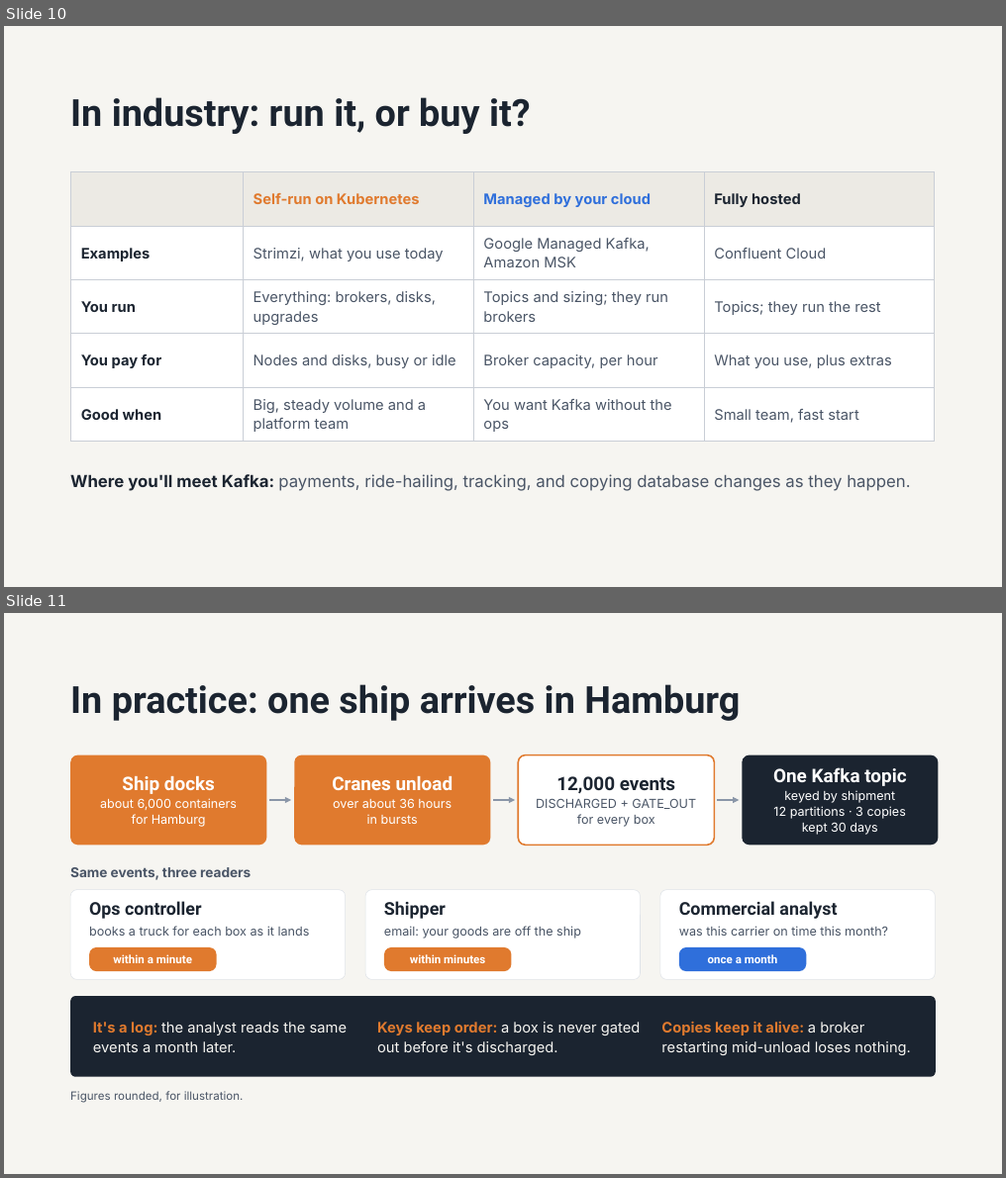
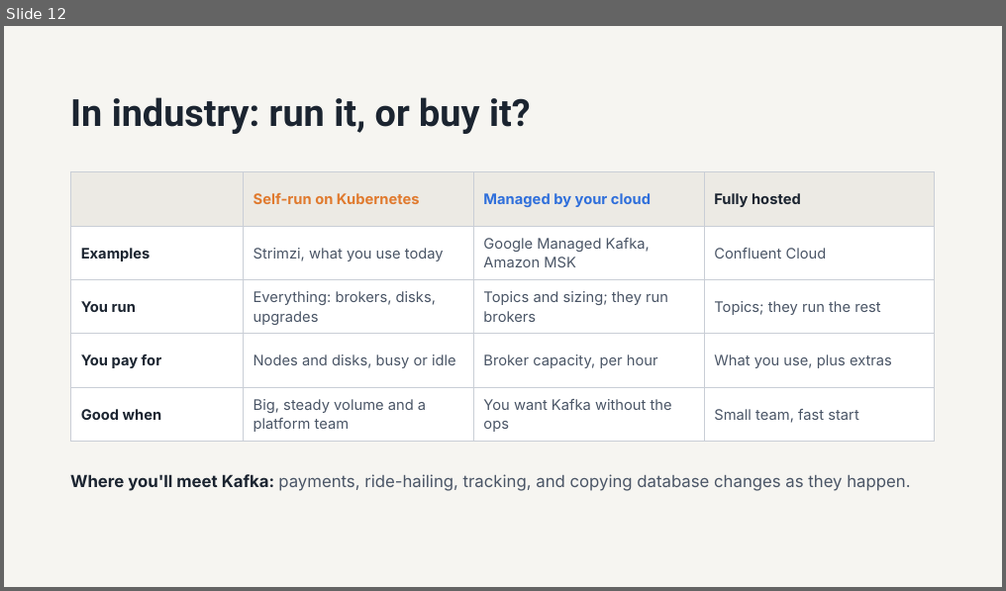
Before and after one commit to mdl-erfan/cloud-computing-srh, a slide deck: sessions/05-kafka-on-gke/slides/session-05-kafka-on-gke.pptx. Shown one above the other, each under a label of ours: slides 10 and 11 before the commit, slide 12 after it. The pictures are 1006x1178 and 1006x591 pixels, drawn with LibreOffice and Linux fonts; fonts in the diff are those of the drawing. Boxes give left, top, right and bottom in pixels: in the first picture for what was removed or moved away, otherwise in the second. Text is boxed around its words. In the diff, an @@ line names an element or a change of style, - is before the commit and + after.

```diff
--- a/sessions/05-kafka-on-gke/slides/session-05-kafka-on-gke.pptx
+++ b/sessions/05-kafka-on-gke/slides/session-05-kafka-on-gke.pptx
@@ slide 11 removed at box(4, 613, 1002, 1174), background #F6F5F1 @@
@@ title removed at box(70, 684, 740, 721) @@
-In practice: one ship arrives in Hamburg
@@ rounded rectangle removed at box(70, 756, 266, 845) @@
-Ship docks
-about 6,000 containers
-for Hamburg
@@ rounded rectangle removed at box(294, 756, 491, 845) @@
-Cranes unload
-over about 36 hours
-in bursts
@@ rounded rectangle removed at box(519, 756, 715, 845) @@
-12,000 events
-DISCHARGED + GATE_OUT
-for every box
@@ rounded rectangle removed at box(743, 756, 939, 845) @@
-One Kafka topic
-keyed by shipment
-12 partitions · 3 copies
-kept 30 days
@@ arrow removed from (269, 800) to (291, 800) @@
@@ arrow removed from (494, 800) to (515, 800) @@
@@ arrow removed from (718, 800) to (740, 800) @@
@@ text removed at box(70, 867, 251, 880) @@
-Same events, three readers
@@ rounded rectangle removed at box(70, 890, 346, 980) @@
@@ text removed at box(89, 901, 201, 919) @@
-Ops controller
@@ rounded rectangle removed at box(365, 890, 641, 980) @@
@@ text removed at box(384, 901, 446, 919) @@
-Shipper
@@ rounded rectangle removed at box(660, 890, 936, 980) @@
@@ text removed at box(679, 901, 837, 919) @@
-Commercial analyst
@@ text removed at box(89, 926, 310, 936) @@
-books a truck for each box as it lands
@@ text removed at box(384, 926, 581, 939) @@
-email: your goods are off the ship
@@ text removed at box(679, 926, 888, 936) @@
-was this carrier on time this month?
@@ rounded rectangle removed at box(89, 948, 217, 971) @@
-within a minute
@@ rounded rectangle removed at box(384, 948, 512, 971) @@
-within minutes
@@ rounded rectangle removed at box(679, 948, 807, 971) @@
-once a month
@@ rounded rectangle removed at box(70, 996, 936, 1077) @@
@@ text removed at box(93, 1022, 347, 1053) @@
-It's a log: the analyst reads the same events a month later.
@@ text removed at box(377, 1022, 641, 1056) @@
-Keys keep order: a box is never gated out before it's discharged.
@@ text removed at box(661, 1022, 911, 1056) @@
-Copies keep it alive: a broker restarting mid-unload loses nothing.
@@ text removed at box(70, 1091, 244, 1103) @@
-Figures rounded, for illustration.
@@ what was slide 10 is now slide 12 @@
```
Also in this commit, not shown: 5 slides added, 1 other slide removed.
